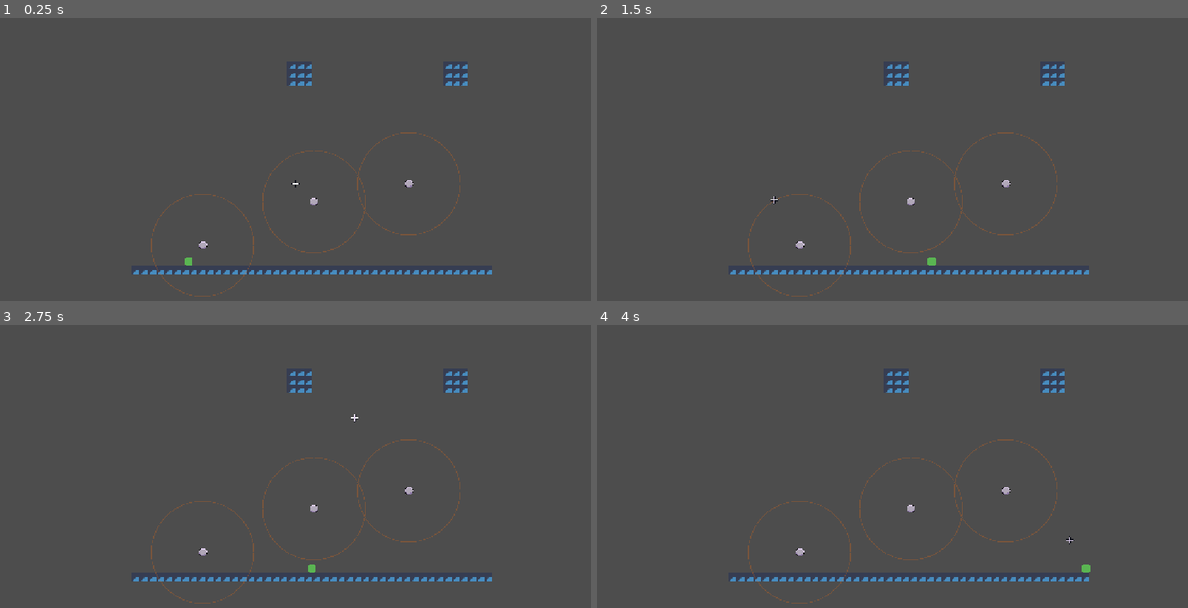
Above: before the commit, frames 1-4 (two rows, left to right).
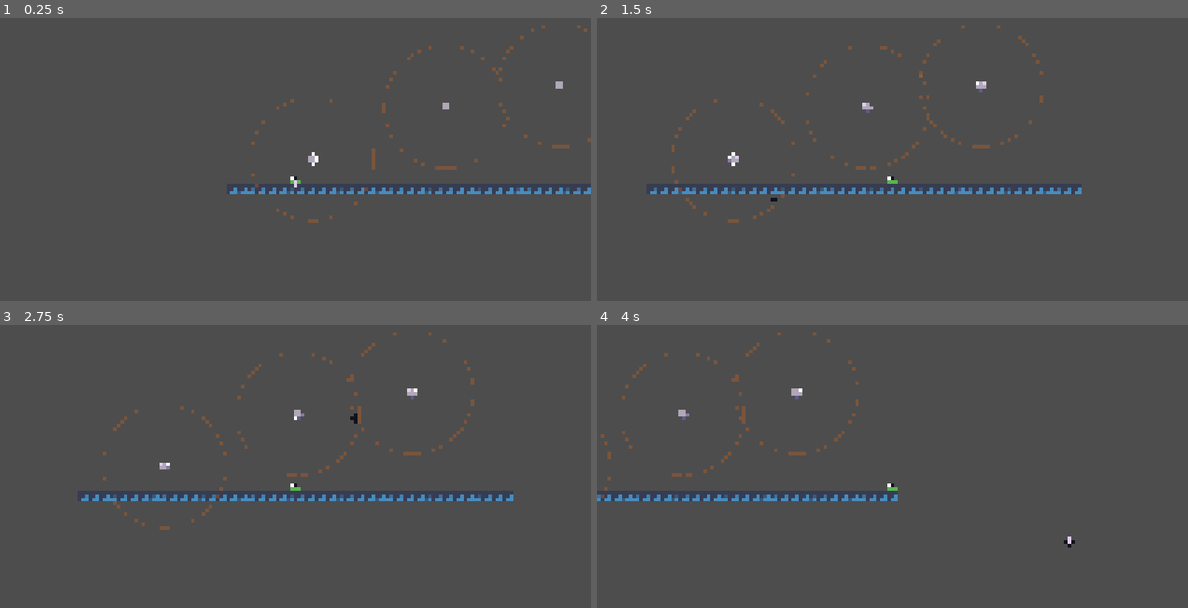
Above: after the commit, the same moments.

Repository: MadAvidCoder/Spin-phibian
Game: Godot game, scene res://scenes/main.tscn
Same seed, same stepped clock (60 frames per second), same inputs: the game is played once before the commit and once after it. The engine's default icon, where the game draws it, is replaced by a stand-in: a white triangle on a blue panel in a dark square.
Inputs (mouse positions are in pixels of both pictures, inside the frame that each line leads up to):
- Up to frame 1 (0.25 s): no input
- Up to frame 2 (1.5 s): tap Enter at 0.5 s; move the mouse to (1022, 167) at 0.52 s; hold D (right) from 0.53 s (still down); click (1022, 167) at 0.6 s; move the mouse to (774, 199) at 1.27 s; click (774, 199) at 1.35 s
- Up to frame 3 (2.75 s): move the mouse to (354, 418) at 2.02 s; release D (right) at 2.03 s; hold A (left) from 2.03 s (still down); click (354, 418) at 2.1 s
- Up to frame 4 (4 s): move the mouse to (862, 557) at 2.77 s; release A (left) at 2.78 s; hold D (right) from 2.78 s (still down); click (862, 557) at 2.85 s; move the mouse to (1069, 540) at 3.52 s; click (1069, 540) at 3.6 s

The runs differ from the first frame. In frame 1, 2.9% of the frame differs, in the area x 22-100%, y 2-99%; in frame 2, 3.3%; in frame 3, 3.3%, in the area x 13-87%, y 2-99%; in frame 4, 2.8%.

Commit message:
added outline shader on the hovered anchor and removed movement code to fix later :/

Diff:
--- a/src/cursor.gd
+++ b/src/cursor.gd
@@ -10,16 +10,16 @@
 func _process(delta: float) -> void:
 	global_position = get_global_mouse_position()
 
+	closest_overlapping_anchor = null
+	var min_distance = 10000
+	for body in get_overlapping_bodies():
+		if body is Anchor:
+			var dist_squared = position.distance_squared_to(body.position)
+			if dist_squared < min_distance:
+				min_distance = dist_squared
+				closest_overlapping_anchor = body
+
 	if Input.is_action_just_pressed("grapple"):
-		closest_overlapping_anchor = null
-		var min_distance = 10000
-		for body in get_overlapping_bodies():
-			if body is Anchor:
-				var dist_squared = position.distance_squared_to(body.position)
-				if dist_squared < min_distance:
-					min_distance = dist_squared
-					closest_overlapping_anchor = body
-
 		if closest_overlapping_anchor:
 			frog.on_anchor_clicked(closest_overlapping_anchor)
 
--- a/src/project.godot
+++ b/src/project.godot
@@ -17,6 +17,8 @@
 
 [display]
 
+window/size/viewport_width=3840
+window/size/viewport_height=2160
 window/stretch/mode="canvas_items"
 window/stretch/aspect="expand"
 
--- a/src/scenes/anchor.tscn
+++ b/src/scenes/anchor.tscn
@@ -10,8 +10,8 @@
 
 [sub_resource type="ShaderMaterial" id="ShaderMaterial_ua340"]
 shader = ExtResource("2_lm60w")
-shader_parameter/outline_color = Color(0, 0, 0, 1)
-shader_parameter/outline_thickness = 1.0
+shader_parameter/outline_color = Color(1, 1, 1, 1)
+shader_parameter/outline_thickness = 1.0000000475
 
 [node name="Anchor" type="StaticBody2D" unique_id=1354435780]
 collision_layer = 2
--- a/src/scenes/cursor.tscn
+++ b/src/scenes/cursor.tscn
@@ -7,6 +7,7 @@
 radius = 500.0
 
 [node name="Cursor" type="Area2D" unique_id=407595645 groups=["cursor"]]
+z_index = 10
 collision_layer = 2
 collision_mask = 2
 script = ExtResource("1_fsq4c")
--- a/src/scenes/frog.tscn
+++ b/src/scenes/frog.tscn
@@ -5,30 +5,69 @@
 
 [sub_resource type="AtlasTexture" id="AtlasTexture_rq8tc"]
 atlas = ExtResource("2_qyo2l")
-region = Rect2(0, 0, 16, 16)
+region = Rect2(0, 48, 48, 48)
+
+[sub_resource type="AtlasTexture" id="AtlasTexture_1g2vb"]
+atlas = ExtResource("2_qyo2l")
+region = Rect2(48, 48, 48, 48)
+
+[sub_resource type="AtlasTexture" id="AtlasTexture_ybftx"]
+atlas = ExtResource("2_qyo2l")
+region = Rect2(96, 48, 48, 48)
+
+[sub_resource type="AtlasTexture" id="AtlasTexture_4ifle"]
+atlas = ExtResource("2_qyo2l")
+region = Rect2(0, 0, 48, 48)
+
+[sub_resource type="AtlasTexture" id="AtlasTexture_uu7fg"]
+atlas = ExtResource("2_qyo2l")
+region = Rect2(48, 0, 48, 48)
 
 [sub_resource type="SpriteFrames" id="SpriteFrames_2cus8"]
 animations = [{
 "frames": [{
 "duration": 1.0,
 "texture": SubResource("AtlasTexture_rq8tc")
+}, {
+"duration": 1.0,
+"texture": SubResource("AtlasTexture_1g2vb")
+}, {
+"duration": 1.0,
+"texture": SubResource("AtlasTexture_ybftx")
+}],
+"loop": 0,
+"name": &"ground shoot tongue",
+"speed": 10.0
+}, {
+"frames": [{
+"duration": 1.0,
+"texture": SubResource("AtlasTexture_4ifle")
+}, {
+"duration": 1.0,
+"texture": SubResource("AtlasTexture_uu7fg")
 }],
 "loop": 1,
-"name": &"default",
-"speed": 5.0
+"name": &"idle",
+"speed": 1.5
 }]
 
-[sub_resource type="CircleShape2D" id="CircleShape2D_qyo2l"]
-radius = 8.0
+[sub_resource type="RectangleShape2D" id="RectangleShape2D_n83mn"]
+size = Vector2(14, 9)
 
 [node name="Frog" type="CharacterBody2D" unique_id=1809645032 groups=["frog"]]
 script = ExtResource("1_qyo2l")
-pull_speed = 900.0
 
 [node name="Sprite" type="AnimatedSprite2D" parent="." unique_id=1201950172]
+position = Vector2(0, -8)
 sprite_frames = SubResource("SpriteFrames_2cus8")
-
-[node name="CollisionShape2D" type="CollisionShape2D" parent="." unique_id=596790902]
-shape = SubResource("CircleShape2D_qyo2l")
+animation = &"idle"
+frame_progress = 0.25433636
 
 [node name="Tongue" type="Node2D" parent="." unique_id=1559968155]
+
+[node name="CollisionShape2D" type="CollisionShape2D" parent="." unique_id=1216859066]
+position = Vector2(0, -4.5)
+shape = SubResource("RectangleShape2D_n83mn")
+
+[node name="Camera2D" type="Camera2D" parent="." unique_id=1195909772]
+zoom = Vector2(4, 4)
--- a/src/scripts/base_anchor.gd
+++ b/src/scripts/base_anchor.gd
@@ -6,6 +6,7 @@
 var cursor
 var frog: CharacterBody2D
 var sprite : Sprite2D
+var mat : ShaderMaterial
 
 func _ready() -> void:
 	cursor = get_tree().get_first_node_in_group("cursor")
@@ -14,10 +15,14 @@
 		if child is Sprite2D:
 			sprite = child
 			break
+	sprite.material = sprite.material.duplicate()
+	mat = sprite.material
 
-func process():
-	if cursor.closest_overlapping_anchor == self:
-		pass
+func _process(delta):
+	if cursor.closest_overlapping_anchor == self and frog.state != frog.States.GRAPPLED:
+		mat.set_shader_parameter("outline_color", Color(1, 1, 1, 1))
+	else:
+		mat.set_shader_parameter("outline_color", Color(0, 0, 0, 0))
 
 func on_grabbed():
 	pass
--- a/src/scripts/frog.gd
+++ b/src/scripts/frog.gd
@@ -3,8 +3,7 @@
 enum States {
 	GROUND,
 	AIR,
-	PULLING,
-	ORBITING
+	GRAPPLED,
 }
 
 var state: States = States.AIR
@@ -24,6 +23,7 @@
 @export var gravity: Vector2 = Vector2(0, 50)
 
 const SPEED: float = 300.0
+@onready var sprite: AnimatedSprite2D = $Sprite
 
 func _physics_process(delta: float) -> void:
 	process_state(delta)
@@ -34,10 +34,10 @@
 		if targ_anchor.global_position.distance_to(global_position) <= targ_anchor.orbit_radius + pull_dist:
 			anchor = targ_anchor
 			print(anchor.global_position)
-			change_state(States.PULLING)
+			change_state(States.GRAPPLED)
 
 func on_anchor_released():
-	if state == States.ORBITING or state == States.PULLING:
+	if state == States.GRAPPLED:
 		change_state(States.AIR)
 
 func change_state(new_state: States):
@@ -49,30 +49,16 @@
 	match state:
 		States.AIR:
 			pass
-		States.ORBITING:
-			var offset = global_position - anchor.global_position
-			angle = offset.angle()
-			var tangent = Vector2(-offset.y, offset.x).normalized()
-
-			if velocity.dot(tangent) < 0:
-				angular_speed = -abs(angular_speed)
-			else:
-				angular_speed = abs(angular_speed)
 
 func exit_state():
 	match state:
 		States.AIR:
 			pass
-		States.ORBITING:
-			var tangent = Vector2.RIGHT.rotated(angle + PI / 2)
-			velocity = tangent * angular_speed * anchor.orbit_radius
 
 func process_state(delta: float):
 	match state:
 		States.AIR:
 			var input_direction = Input.get_axis("left", "right")
-			var target_x = input_direction * SPEED
-			velocity.x = move_toward(velocity.x, target_x, 2000 * delta)
 			velocity += gravity
 			if is_on_floor():
 				change_state(States.GROUND)
@@ -84,17 +70,5 @@
 			if not is_on_floor():
 				change_state(States.AIR)
 
-		States.PULLING:
-			var to_anchor = anchor.global_position - global_position
-			var dist = to_anchor.length()
-
-			if dist <= anchor.orbit_radius:
-				change_state(States.ORBITING)
-				return
-
-			velocity += to_anchor.normalized() * pull_strength
-			velocity = velocity.limit_length(max_pull_speed)
-
-		States.ORBITING:
-			angle += angular_speed * delta
-			global_position = anchor.global_position + Vector2.RIGHT.rotated(angle) * anchor.orbit_radius
+		States.GRAPPLED:
+			pass
--- a/src/shaders/anchor_outline.gdshader
+++ b/src/shaders/anchor_outline.gdshader
@@ -1,7 +1,7 @@
 shader_type canvas_item;
 render_mode unshaded;
 
-uniform vec4 outline_color : source_color = vec4(0.0, 0.0, 0.0, 1.0);
+uniform vec4 outline_color : source_color = vec4(1.0, 1.0, 1.0, 0.5);
 uniform float outline_thickness : hint_range(0.0, 10.0) = 1.0;
 
 void fragment() {
Binary file changed: src/assets/sprites/basic anchor.png
Binary file changed: src/assets/sprites/frog-Sheet.png
Not shown, changed: aseprite/frog.aseprite
Not shown, added: aseprite/magma anchor.aseprite
